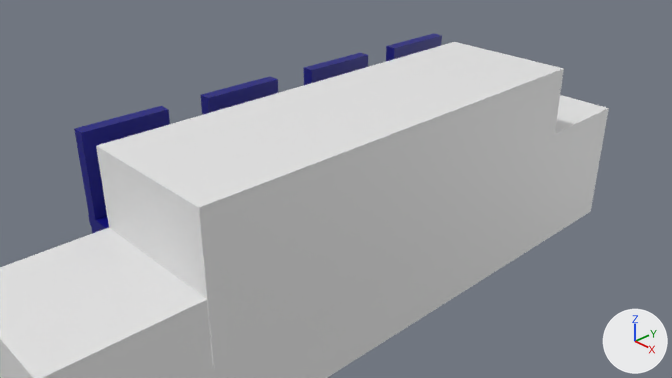
The Blender file theroom/excersizes/teater/seatrow_blue.blend: old version first, new version second.
Both versions are drawn from the file's camera 'Camera'. Arrows for +X, +Y and +Z are at lower right; the lights stay in place.

The first picture shows '4chair', 'carpet.zone', 'front.zone'.
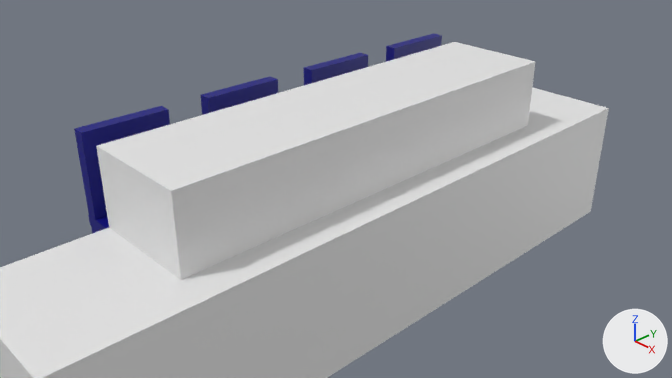
Commit message: More fixings - adjusted size of front.zone

The edits, one by one:
Object 'front.zone' (ob_front_zone) moves from (1.033, 0.039, 1.06) to (0.789, 0.039, 1.06).
Object 'front.zone' (ob_front_zone) is rescaled from (1.04, -3.24, 1.0) to (0.788, -3.24, 1.0).

Boxes (x1, y1, x2, y2) around the edits, measured in the pictures (672 x 378 px):
'front.zone', moved, rescaled: before (96, 42, 564, 372); after (96, 42, 536, 280)
